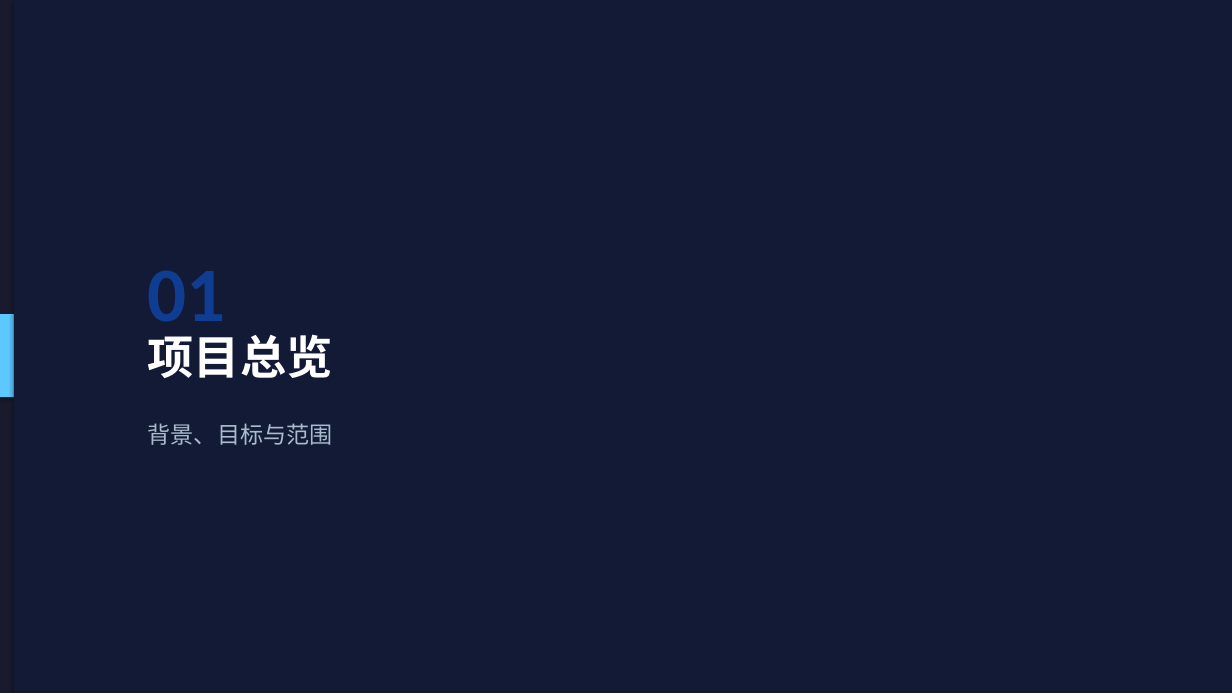
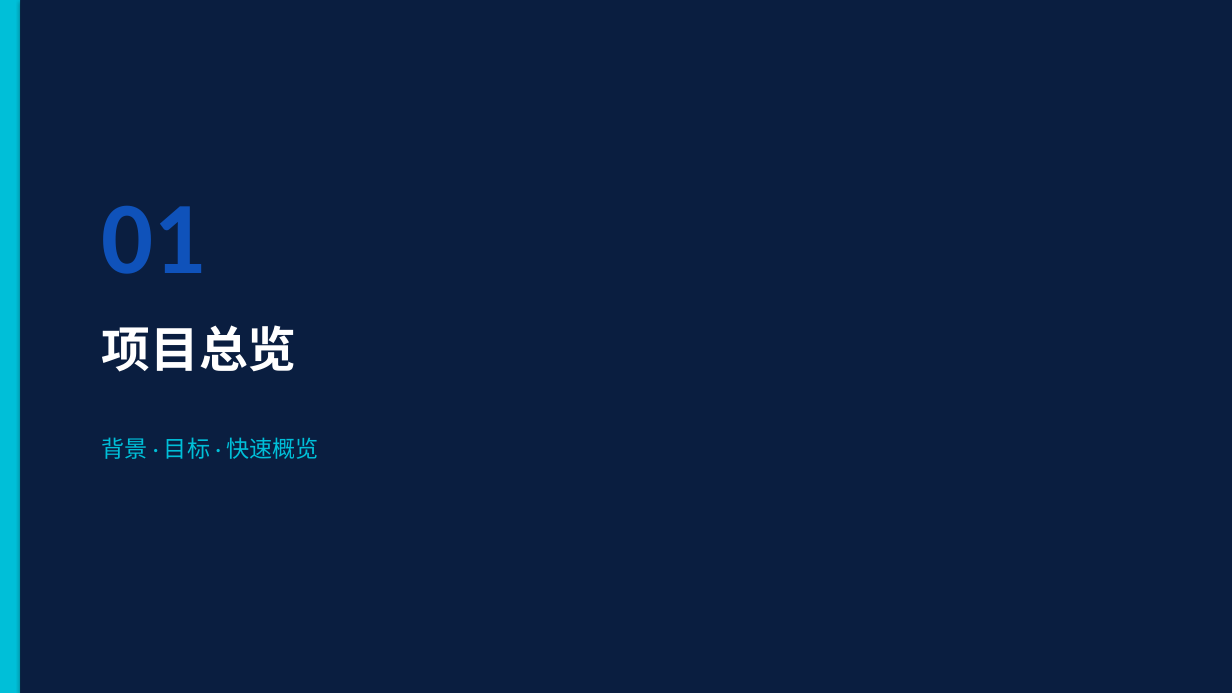
Before and after one commit to wyq0721/docs, a slide deck: slide 3 of ppt/AI项目推进汇报.pptx. Drawn at 1232x693 pixels with LibreOffice and Linux fonts; fonts in the diff are those of the drawing. Boxes give left, top, right and bottom in pixels: in the first picture for what was removed or moved away, otherwise in the second. Text is boxed around its words. In the diff, an @@ line names an element or a change of style, - is before the commit and + after.

```diff
--- a/ppt/AI项目推进汇报.pptx
+++ b/ppt/AI项目推进汇报.pptx
@@ rectangle at box(0, 0, 1232, 693): fill #1A1A2E to #081428 @@
@@ rectangle: place and size @@
-rectangle at box(0, 314, 14, 397)
+rectangle at box(0, 0, 20, 693)
@@ rectangle at box(0, 0, 20, 693): fill #5CC8FF to #00BFD8 @@
@@ rectangle: place and size @@
-rectangle at box(14, 0, 1232, 693)
+rectangle at box(20, 0, 1232, 693)
@@ rectangle at box(20, 0, 1232, 693): fill #121A36 to #0A1E40 @@
@@ text "01": place and size @@
-text "01" at box(148, 270, 226, 339)
+text "01" at box(101, 206, 205, 274)
@@ text "01" at box(101, 206, 205, 274): size 60 to 80 pt, text colour #0F3D91 to #0F52BA @@
@@ text "项目总览": place and size @@
-text "项目总览" at box(148, 334, 333, 378)
+text "项目总览" at box(101, 325, 296, 372)
@@ text "项目总览" at box(101, 325, 296, 372): size 36 to 38 pt @@
@@ text at box(101, 437, 318, 459): text changed; text colour #AABBCC to #00BFD8 @@
-背景、目标与范围
+背景 · 目标 · 快速概览
```
Also in this commit, not shown: 15 other slides changed, 13 slides added, 19 slides removed.
